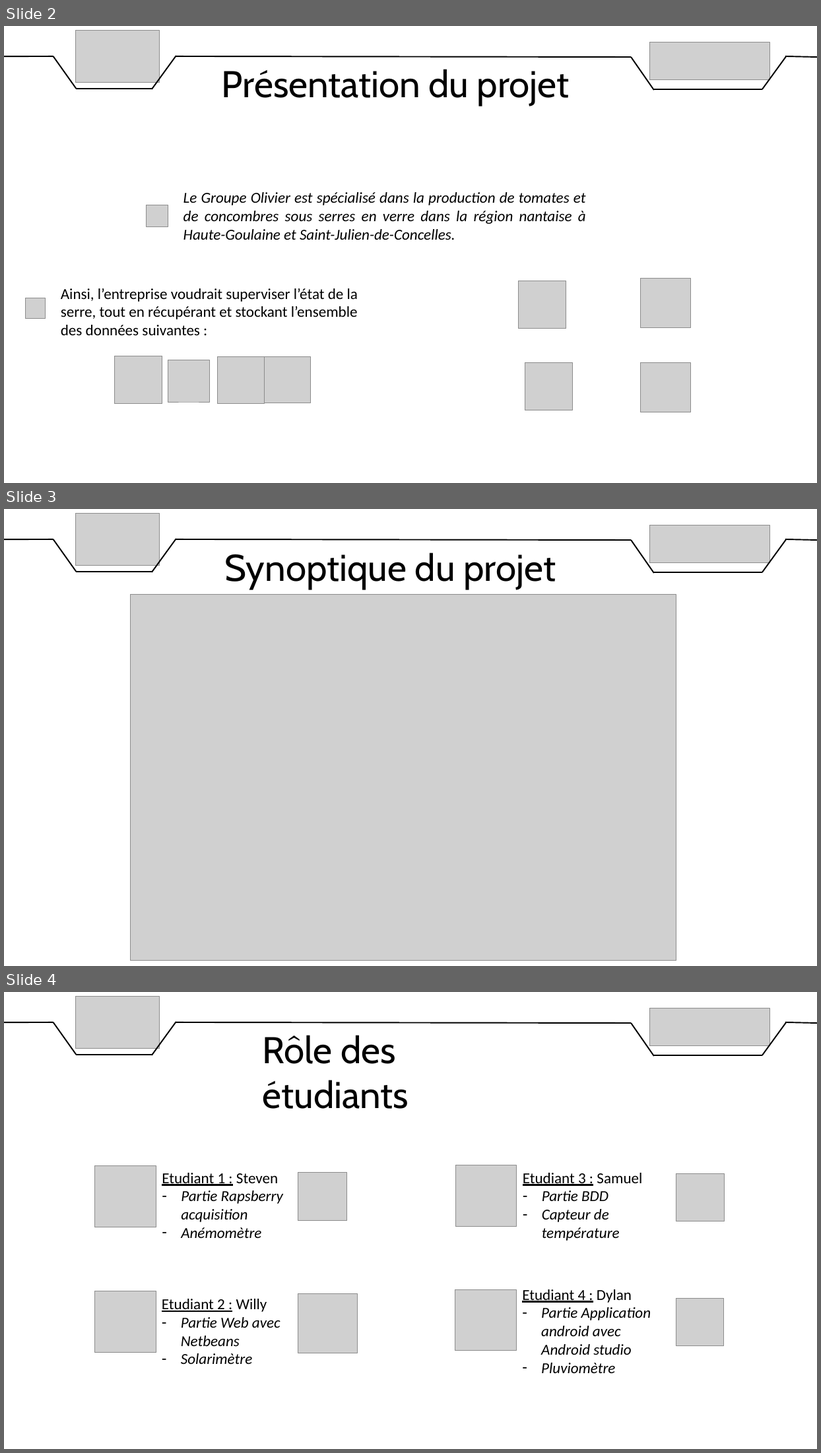
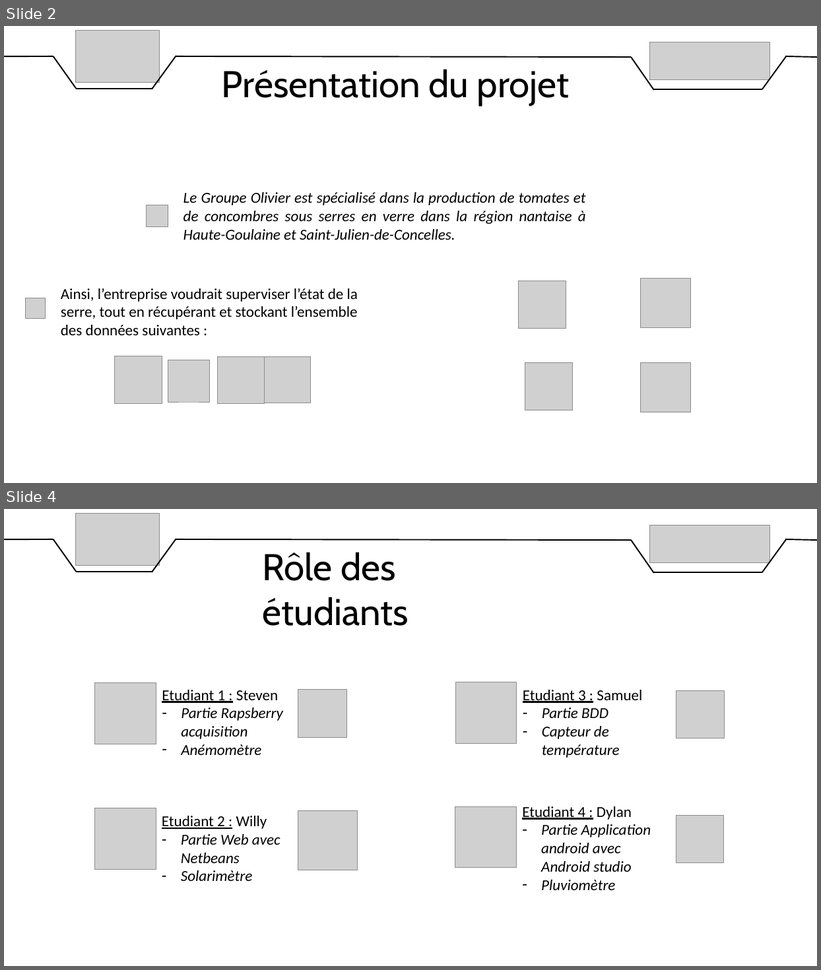
Before and after one commit to DylanChe/SupervisionSerre, a slide deck: oral_projet/revue_2/diaporama_revue_2_dylan.pptx. Shown one above the other, each under a label of ours: slides 2, 3 and 4 before the commit, slides 2 and 4 after it; the slides between them are not shown. The pictures are 821x1453 and 821x970 pixels, drawn with LibreOffice and Linux fonts; fonts in the diff are those of the drawing; grey boxes stand for pictures. Boxes give left, top, right and bottom in pixels: in the first picture for what was removed or moved away, otherwise in the second. Text is boxed around its words. In the diff, an @@ line names an element or a change of style, - is before the commit and + after.

```diff
--- a/oral_projet/revue_2/diaporama_revue_2_dylan.pptx
+++ b/oral_projet/revue_2/diaporama_revue_2_dylan.pptx
@@ slide 3 removed at bbox=[4, 509, 817, 966], background #FFFFFF @@
@@ picture removed at bbox=[75, 513, 160, 565] @@
@@ picture removed at bbox=[650, 525, 770, 562] @@
@@ line removed from (4, 539) to (54, 539) @@
@@ line removed from (54, 539) to (76, 572) @@
@@ line removed from (176, 539) to (152, 572) @@
@@ line removed from (176, 539) to (631, 540) @@
@@ line removed from (631, 540) to (654, 573) @@
@@ line removed from (787, 539) to (762, 572) @@
@@ line removed from (785, 539) to (817, 540) @@
@@ text removed at bbox=[225, 553, 556, 590] @@
-Synoptique du projet
@@ line removed from (76, 572) to (153, 572) @@
@@ line removed from (654, 572) to (762, 572) @@
@@ picture removed at bbox=[130, 594, 677, 962] @@
```
Also in this commit, not shown: 1 slide added.
